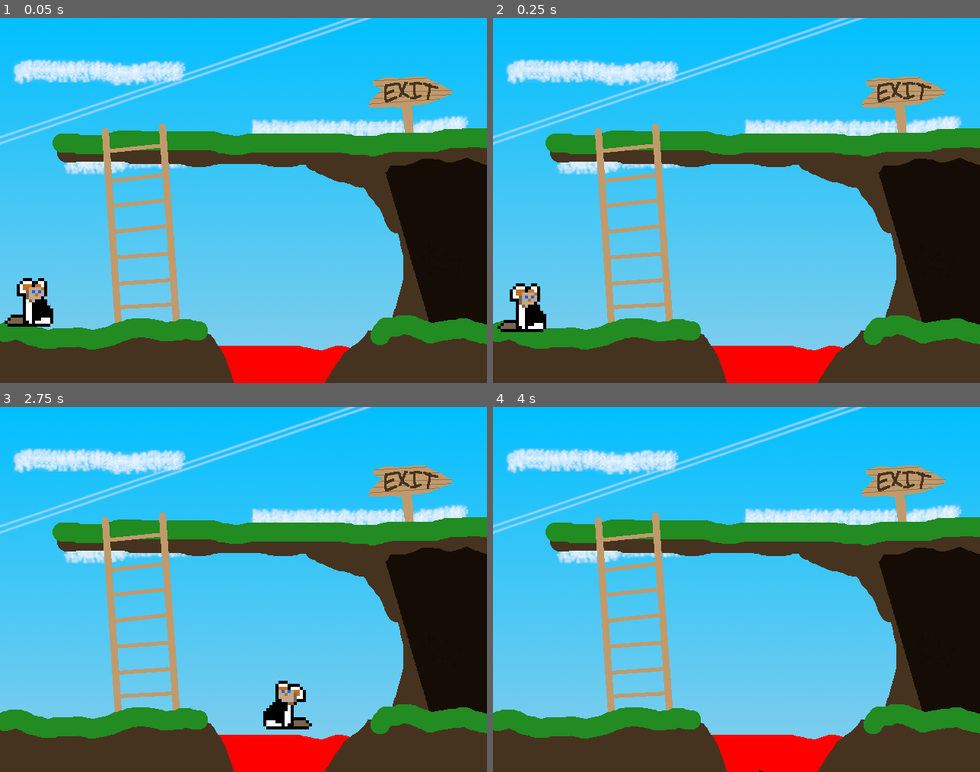
Above: before the commit, frames 1-4 (two rows, left to right).
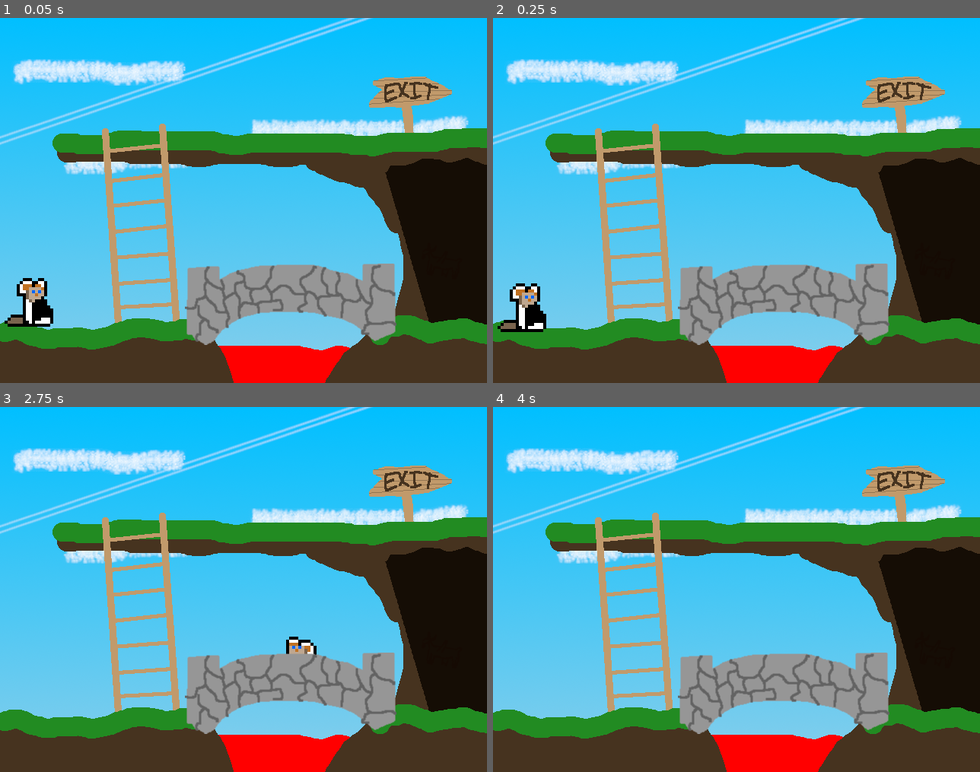
Above: after the commit, the same moments.

Repository: swashdev/minigame-madness
Game: Godot game, scene res://mini/lose/scenes/lose_minigame.tscn
The game is run twice, just before and just after one commit, with the same random seed, the same clock (stepped at 60 frames per second) and the same inputs. This scene is started directly instead of the project's main scene.
Inputs:
- Up to frame 1 (0.05 s): no input
- Up to frame 2 (0.25 s): no input
- Up to frame 3 (2.75 s): tap Enter at 0.5 s; hold Right (ui_right) 0.53-2.03 s; tap Space (ui_select) at 0.77, 1.52 s; hold Left (ui_left) from 2.03 s (still down)
- Up to frame 4 (4 s): release Left (ui_left) at 2.78 s; hold Right (ui_right) from 2.78 s (still down); tap Space (ui_select) at 3.02, 3.77 s

The runs differ from the first frame. In frame 1, 6.7% of the frame differs, in the area x 37-82%, y 67-90%; in frame 2, 6.7%; in frame 3, 7.4%, in the area x 37-82%, y 62-90%; in frame 4, 6.7%.

Commit message:
[LOSE] add a bridge to get over the lava.

Diff:
--- a/mini/lose/scenes/lose_minigame.tscn
+++ b/mini/lose/scenes/lose_minigame.tscn
@@ -1,9 +1,10 @@
-[gd_scene load_steps=9 format=2]
+[gd_scene load_steps=10 format=2]
 
 [ext_resource path="res://shared/scripts/minigame.gd" type="Script" id=1]
 [ext_resource path="res://mini/lose/scenes/characters/fluffy_platformer.tscn" type="PackedScene" id=2]
 [ext_resource path="res://mini/lose/images/background/bg.png" type="Texture" id=3]
 [ext_resource path="res://mini/lose/scripts/obstacles/lava.gd" type="Script" id=4]
+[ext_resource path="res://mini/lose/images/platforms/bridge.png" type="Texture" id=5]
 
 [sub_resource type="RectangleShape2D" id=1]
 extents = Vector2( 142.27, 10 )
@@ -70,4 +71,17 @@
 
 [node name="CollisionShape2D" type="CollisionShape2D" parent="Lava"]
 shape = SubResource( 4 )
+
+[node name="Bridge" type="StaticBody2D" parent="."]
+position = Vector2( 382.496, 376.094 )
+collision_layer = 2
+__meta__ = {
+"_edit_group_": true
+}
+
+[node name="Sprite" type="Sprite" parent="Bridge"]
+texture = ExtResource( 5 )
+
+[node name="CollisionPolygon2D" type="CollisionPolygon2D" parent="Bridge"]
+polygon = PoolVector2Array( -119.793, 43.2021, -0.344666, -9.69638, 131.048, 38.6517 )
 [connection signal="body_entered" from="Lava" to="Lava" method="_on_Lava_body_entered"]
